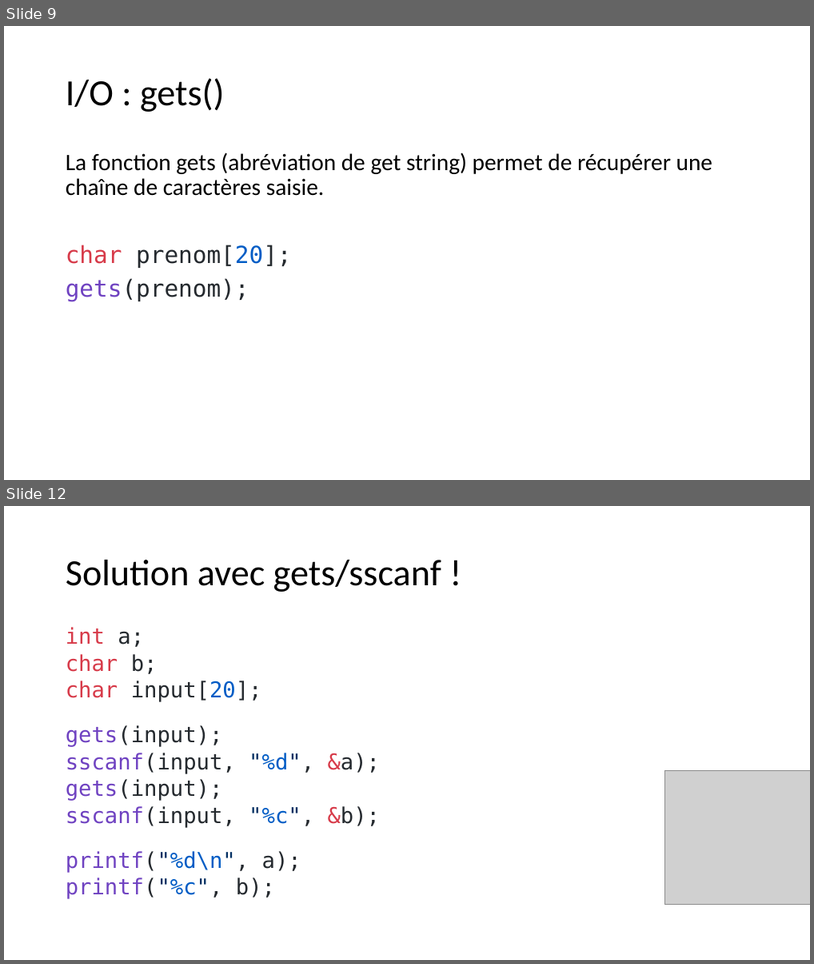
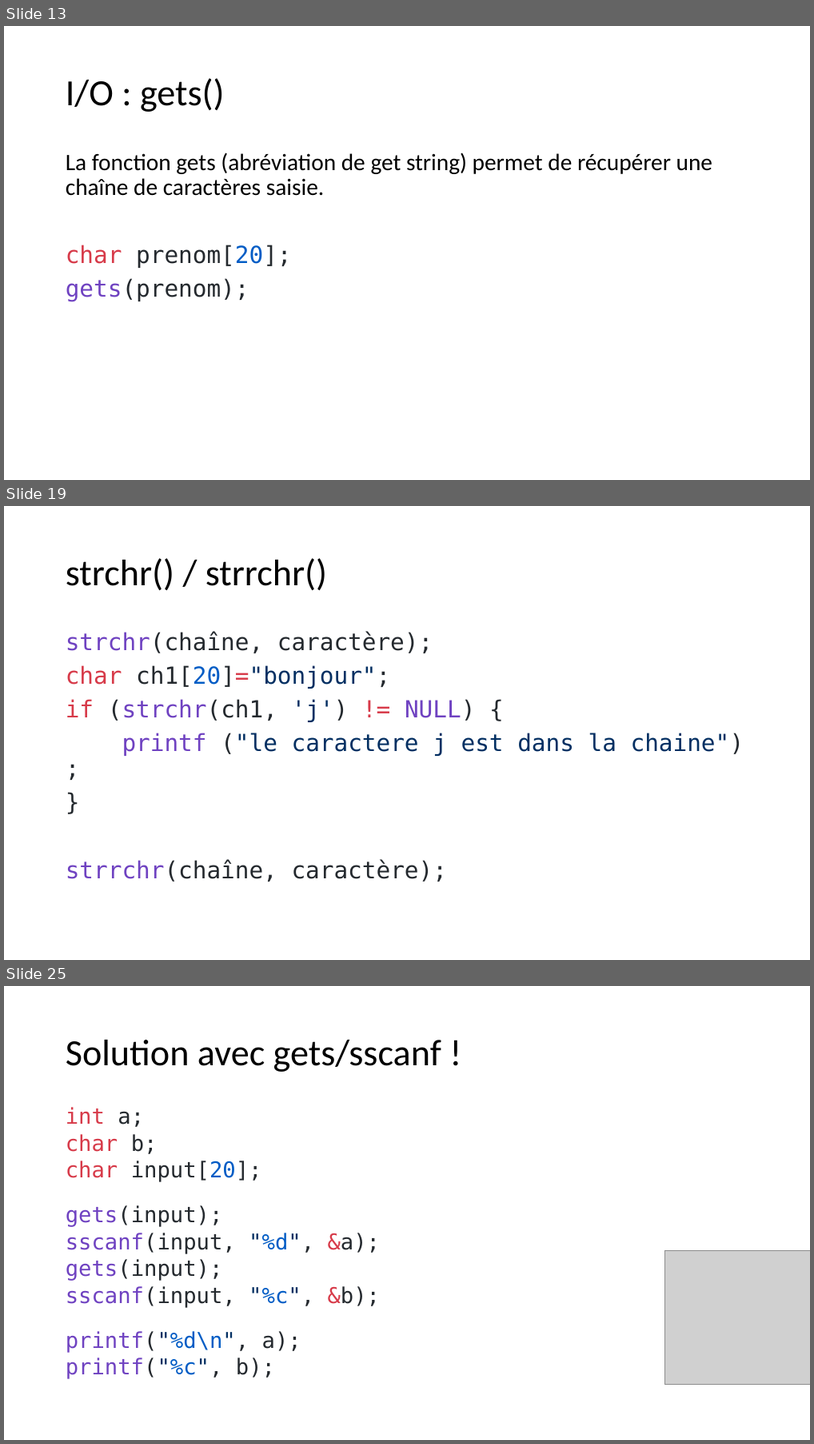
Before and after one commit to standard3/BTS1, a slide deck: 03_Tableaux/tableaux.pptx. Shown one above the other, each under a label of ours: slides 9 and 12 before the commit, slides 13, 19 and 25 after it; the slides between them are not shown. The pictures are 814x964 and 814x1444 pixels, drawn with LibreOffice and Linux fonts; fonts in the diff are those of the drawing; grey boxes stand for pictures. Boxes give left, top, right and bottom in pixels: in the first picture for what was removed or moved away, otherwise in the second. Text is boxed around its words. In the diff, an @@ line names an element or a change of style, - is before the commit and + after.

```diff
--- a/03_Tableaux/tableaux.pptx
+++ b/03_Tableaux/tableaux.pptx
@@ slide 19 added at [4, 506, 810, 960], background #FFFFFF @@
@@ title added at [66, 558, 327, 591], 44 pt, text #000000 @@
+strchr() / strrchr()
@@ text added at [66, 631, 745, 881], 28 pt, text #24292E @@
+strchr(chaîne, caractère);
+char ch1[20]="bonjour";
+if (strchr(ch1, 'j') != NULL) {
+printf ("le caractere j est dans la chaine");
+}
+strrchr(chaîne, caractère);
@@ what was slide 9 is now slide 13 @@
@@ what was slide 12 is now slide 25 @@
```
Also in this commit, not shown: 2 slides changed, 12 other slides added, 2 other files.
